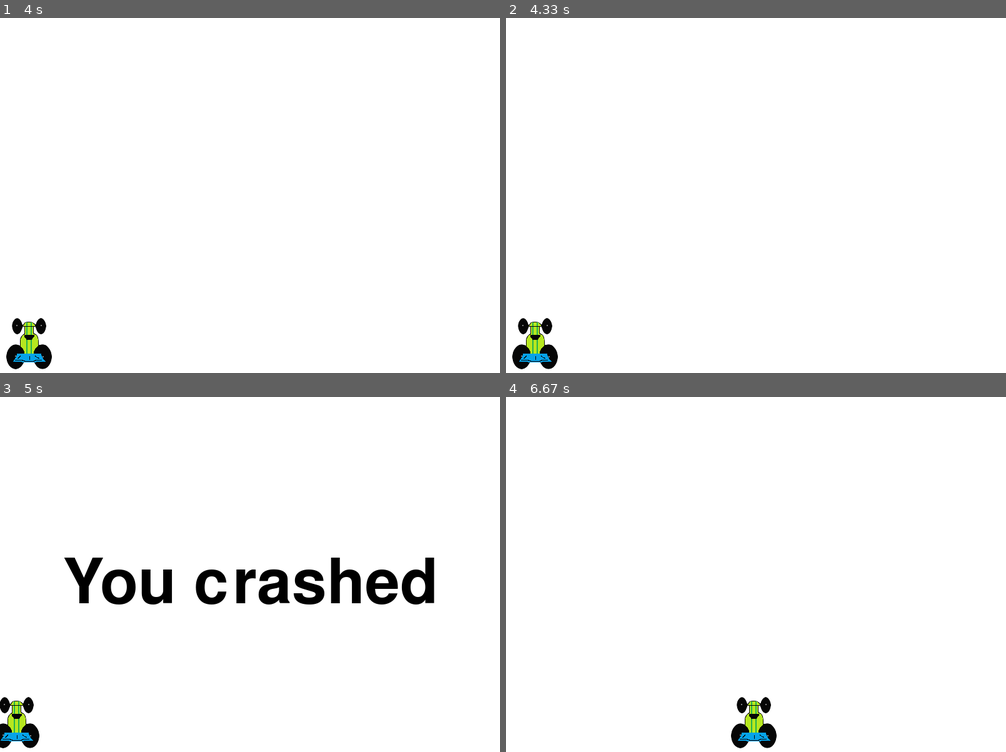
Above: before the commit, frames 1-4 (two rows, left to right).
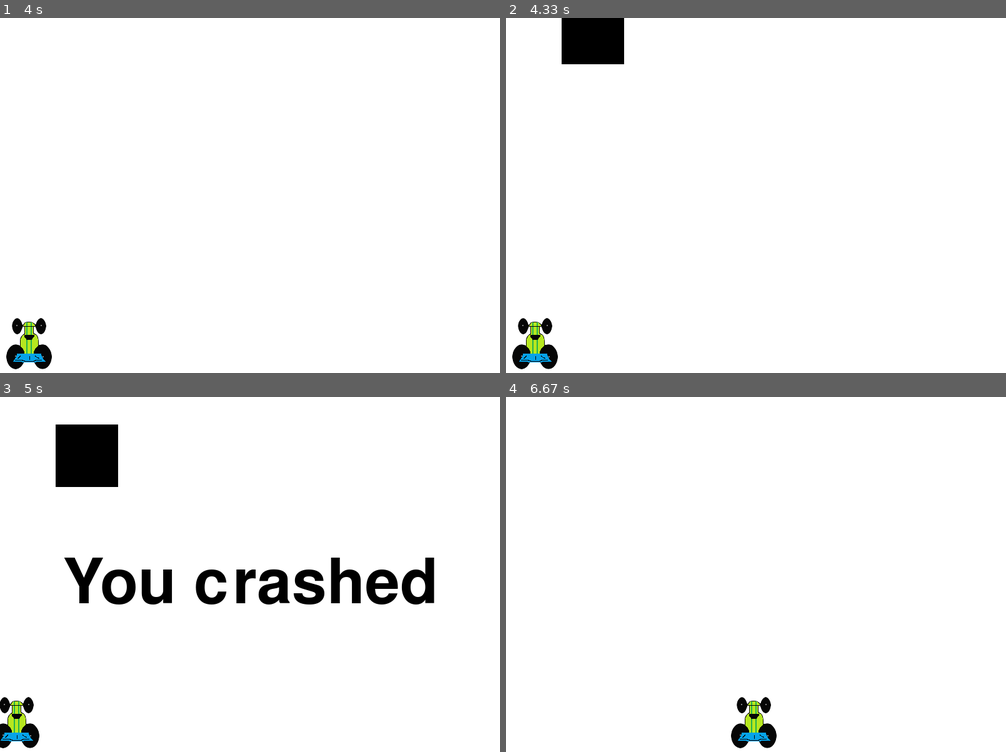
Above: after the commit, the same moments.

Repository: alx350z/pygame
Game: pygame game, started from game.py
Same seed, same stepped clock (60 frames per second), same inputs: the game is played once before the commit and once after it.
Inputs:
- Up to frame 1 (4 s): hold Right 0.33-0.8 s; hold Right 0.83-1.3 s; hold Right 3.5-3.97 s
- Up to frame 2 (4.33 s): hold Right from 4 s (still down)
- Up to frame 3 (5 s): release Right at 4.47 s
- Up to frame 4 (6.67 s): no input

Frame 1 is identical in both runs. In frame 2, 1.6% of the frame differs, in the area x 11-24%, y 0-14%; in frame 3, 2.2%, in the area x 11-24%, y 7-26%; in frame 4, nothing differs.

Commit message:
Update
Updated game.py

Diff:
--- a/game.py
+++ b/game.py
@@ -2,6 +2,8 @@
 
 import pygame
 import time
+import random
+
 
 pygame.init()
 
@@ -19,6 +21,10 @@
 clock = pygame.time.Clock()
 carImg = pygame.image.load('racecar.png')
 car_width = 73
+
+def things(thingx, thingy, thingw, thingh, color):
+    pygame.draw.rect(gameDisplay, color, [thingx, thingy, thingw, thingh])
+
 
 def car(x, y):
     gameDisplay.blit(carImg, (x, y))
@@ -50,9 +56,15 @@
     x = (display_width * 0.45)
     y = (display_height * 0.8)
 
-    gameExit = False
+    thing_startx = random.randrange(0, display_width)
+    thing_starty = -600
+    thing_speed = 7
+    thing_width = 100
+    thing_height = 100
 
     x_change = 0
+
+    gameExit = False
 
     while not gameExit:
         for event in pygame.event.get():
@@ -75,14 +87,30 @@
         x += x_change
 
         gameDisplay.fill(WHITE)
+
+        # things(thingx, thingy, thingw, thingh, color)
+        things(thing_startx, thing_starty, thing_width, thing_height, BLACK)
+        thing_starty += thing_speed
+
         car(x, y)
 
         # Logic - Adding boundaries
         if x > display_width - car_width or x < 0:
             crash()
 
+        if thing_starty > display_height:
+            thing_starty = 0 - thing_height
+            thing_startx = random.randrange(0, display_width)
 
-        pygame.display.flip() # or pygame.display.update()
+
+        if y < thing_starty + thing_height:
+            print ('y crossover')
+
+            if x > thing_startx and x < thing_startx + thing_width or x + car_width > thing_startx and x + car_width < thing_startx + thing_width:
+                print ('x crossover')
+                crash()
+
+        pygame.display.update() # or pygame.display.flip()
         clock.tick(60)
 
 game_loop()
